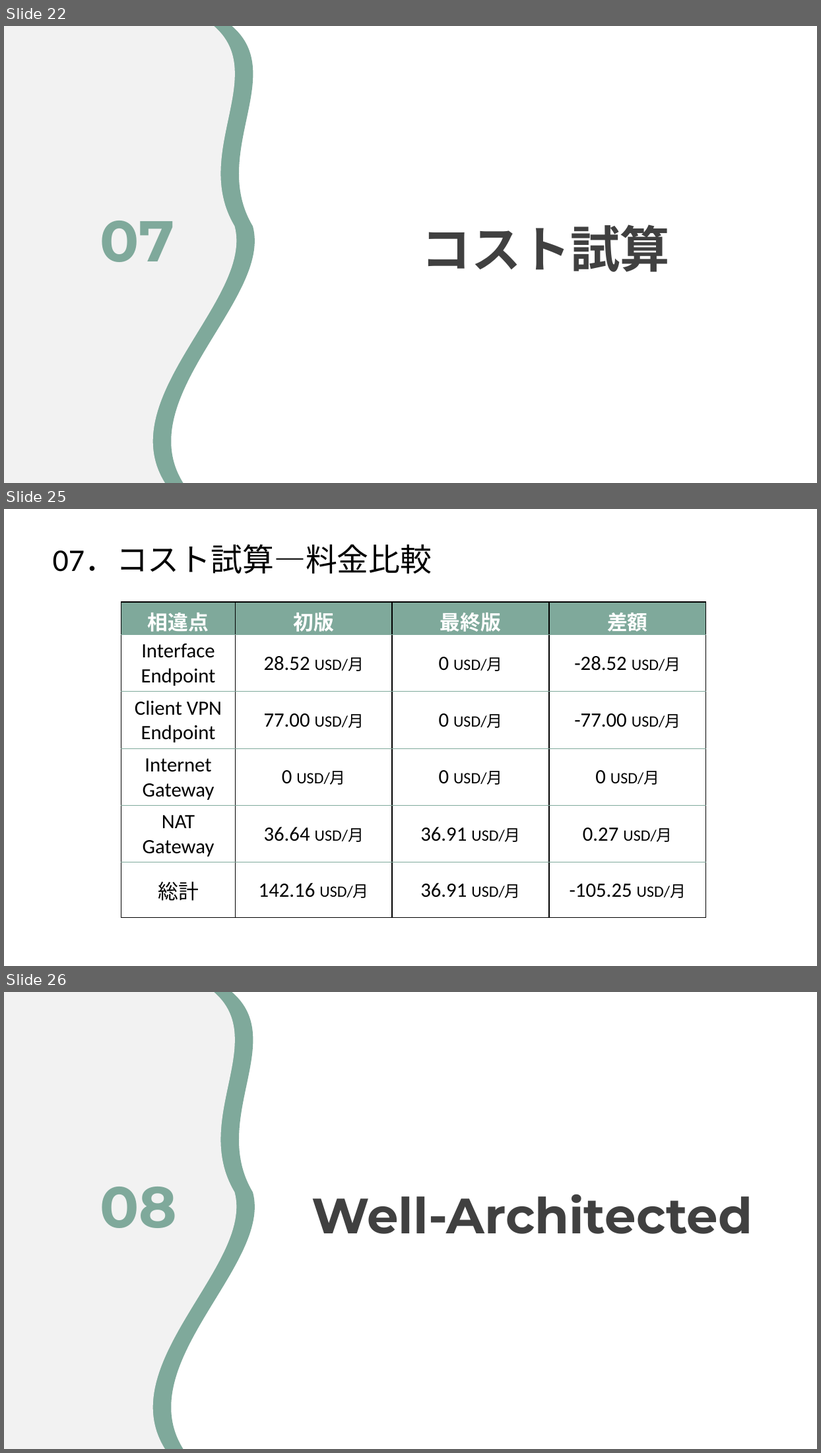
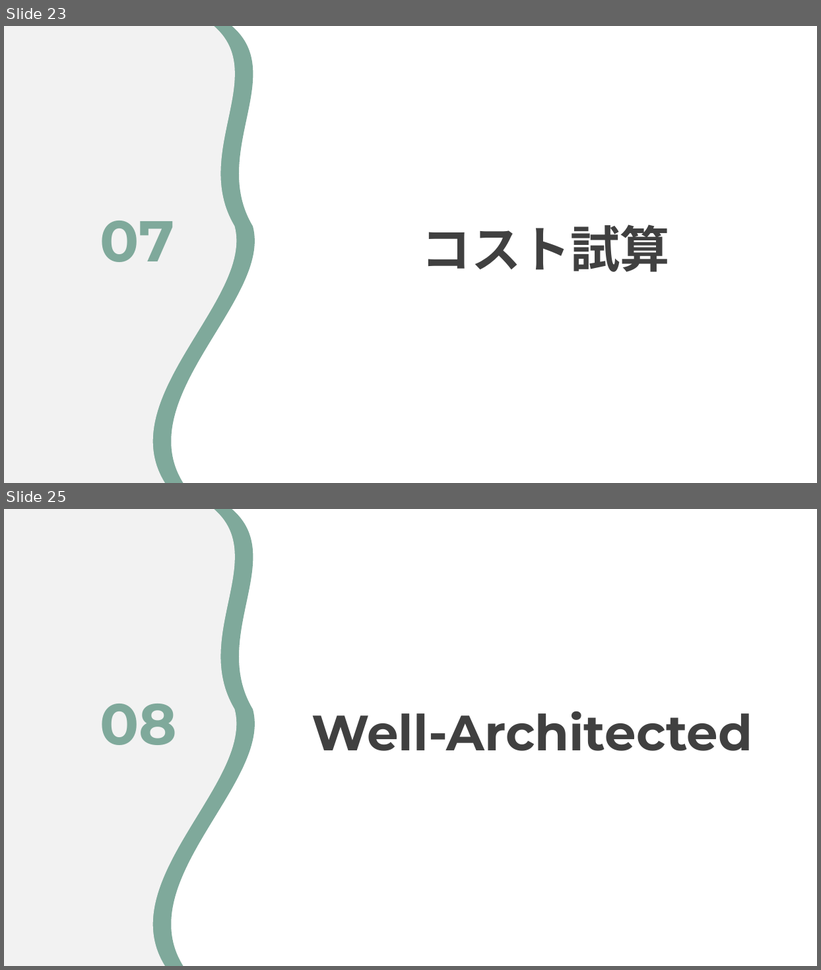
Before and after one commit to hu357159/AWS-architecture-Staging-Deployment, a slide deck: テスト環境改善提案書_Test Environment Improvement Proposal.pptx. Shown one above the other, each under a label of ours: slides 22, 25 and 26 before the commit, slides 23 and 25 after it; the slides between them are not shown. The pictures are 821x1453 and 821x970 pixels, drawn with LibreOffice and Linux fonts; fonts in the diff are those of the drawing. Boxes give left, top, right and bottom in pixels: in the first picture for what was removed or moved away, otherwise in the second. Text is boxed around its words. In the diff, an @@ line names an element or a change of style, - is before the commit and + after.

```diff
--- a/テスト環境改善提案書_Test Environment Improvement Proposal.pptx
+++ b/テスト環境改善提案書_Test Environment Improvement Proposal.pptx
@@ slide 25 removed at box(4, 509, 817, 966), background #FFFFFF @@
@@ text removed at box(53, 544, 432, 574) @@
-07．コスト試算―料金比較
@@ table removed at box(121, 603, 706, 918), 6 rows, 4 columns @@
-相違点 | 初版 | 最終版 | 差額
-Interface / Endpoint | 28.52 USD/月 | 0 USD/月 | -28.52 USD/月
-Client VPN / Endpoint | 77.00 USD/月 | 0 USD/月 | -77.00 USD/月
-Internet / Gateway | 0 USD/月 | 0 USD/月 | 0 USD/月
-NAT / Gateway | 36.64 USD/月 | 36.91 USD/月 | 0.27 USD/月
-総計 | 142.16 USD/月 | 36.91 USD/月 | -105.25 USD/月
@@ what was slide 22 is now slide 23 @@
@@ what was slide 26 is now slide 25 @@
```
Also in this commit, not shown: 2 slides added, 2 other slides removed, 1 other file.
